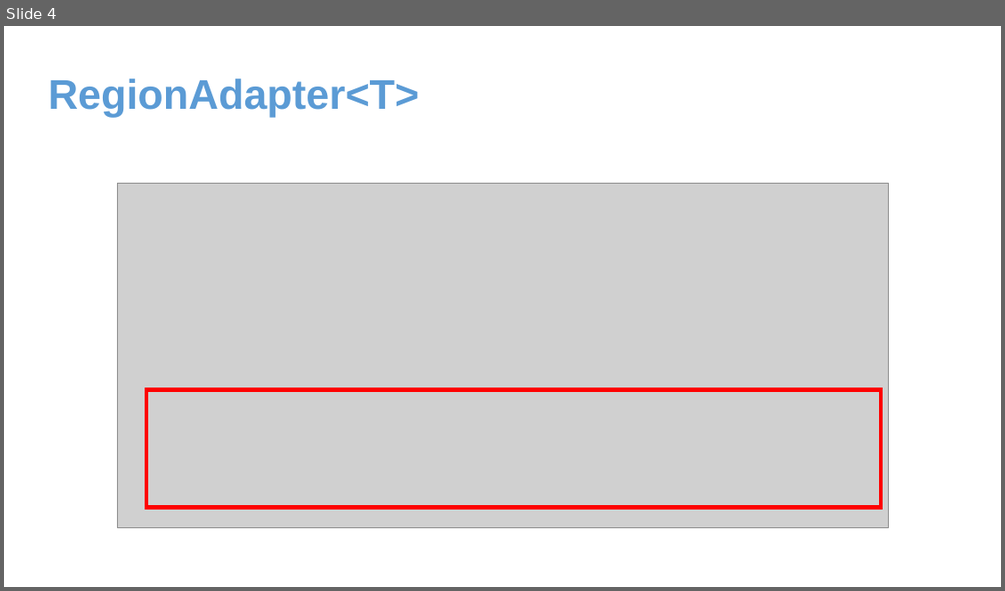
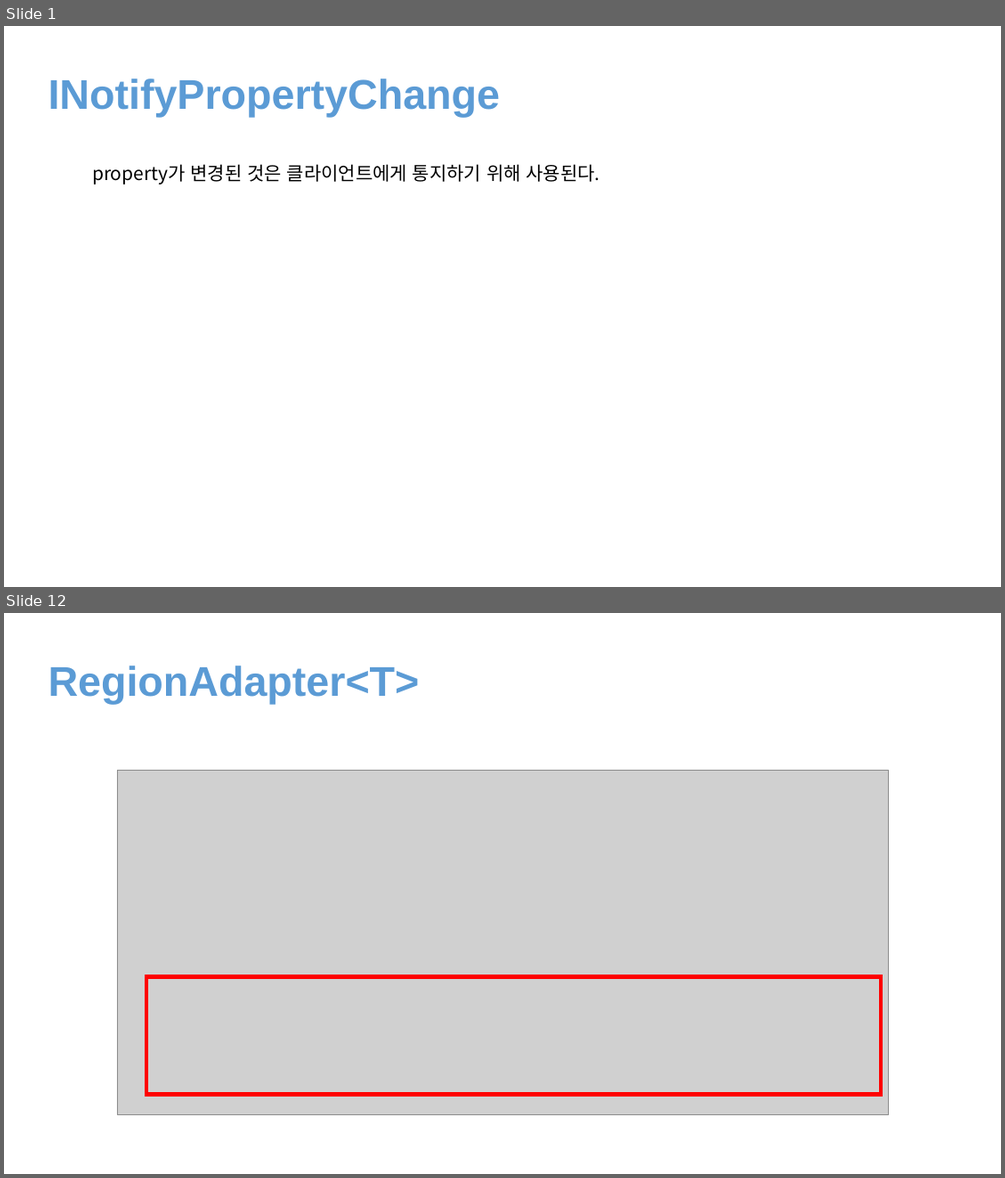
Before and after one commit to juniair/Summary-PPT, a slide deck: Prism.pptx. Shown one above the other, each under a label of ours: slide 4 before the commit, slides 1 and 12 after it; the slides between them are not shown. The pictures are 1005x591 and 1005x1178 pixels, drawn with LibreOffice and Linux fonts; fonts in the diff are those of the drawing; grey boxes stand for pictures. Boxes give left, top, right and bottom in pixels: in the first picture for what was removed or moved away, otherwise in the second. Text is boxed around its words. In the diff, an @@ line names an element or a change of style, - is before the commit and + after.

```diff
--- a/Prism.pptx
+++ b/Prism.pptx
@@ slide 1 added at [4, 26, 1001, 587], background #FFFFFF @@
@@ text added at [48, 79, 501, 117], 40 pt, text #5B9BD5, bold @@
+INotifyPropertyChange
@@ text added at [92, 164, 600, 184], 18 pt, text #000000 @@
+property가 변경된 것은 클라이언트에게 통지하기 위해 사용된다.
@@ what was slide 4 is now slide 12 @@
```
Also in this commit, not shown: 3 slides changed, 9 other slides added, 1 slide removed.
